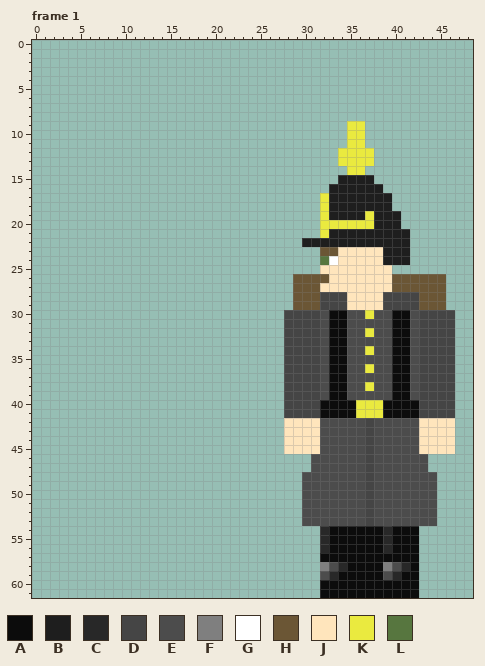
Pixel-art file: Assets/Images/NewUnits/Germany/LandWehr/WinterDress/UnitSpriteWest.aseprite. Above is the file before it was changed.
70x62 pixels, 7 frames. Colours within 5 levels of each other are drawn and written as one. Shown: frame 1: x 0..48, y 0..61. The commit also changed other frames, which this record leaves out.
Visible layers, top first: "Head", "Arms", "Torso", "Legs", "Knapsack".
Palette (. is transparent): A #0c0c0c  B #1e1e1e  C #282828  D #454545  E #4c4c4c  F #7f7f7f  G #ffffff  H #6b5635  J #ffe5bc  K #eaea3f  L #57763f
Pixels before, frame 1 (only the part around the change), first column x 22:
 0 ...........................
 1 ...........................
 2 ...........................
 3 ...........................
 4 ...........................
 5 ...........................
 6 ...........................
 7 ...........................
 8 ...........................
 9 .............KK............
10 .............KK............
11 .............KK............
12 ............KKKK...........
13 ............KKKK...........
14 .............KK............
15 ............BBBB...........
16 ...........BBBBBB..........
17 ..........KBBBBBBB.........
18 ..........KBBBBBBB.........
19 ..........KBBBBKBBB........
20 ..........KKKKKKBBB........
21 ..........KBBBBBBBBB.......
22 ........BBBBBBBBBBBB.......
23 ..........HHJJJJJBBB.......
24 ..........LGJJJJJBBB.......
25 ..........JJJJJJJJ.........
26 .......HHHHJJJJJJJHHHHHH...
27 .......HHHJJJJJJJJHHHHHH...
28 .......HHHDDDJJJJDDDDHHH...
29 .......HHHDDDJJJJDDDDHHH...
30 ......DDDDEAAEEKEEAAEDDDD..
31 ......DDDDEAAEEEEEAAEDDDD..
32 ......DDDDEAAEEKEEAAEDDDD..
33 ......DDDDEAAEEEEEAAEDDDD..
34 ......DDDDEAAEEKEEAAEDDDD..
35 ......DDDDEAAEEEEEAAEDDDD..
36 ......DDDDEAAEEKEEAAEDDDD..
37 ......DDDDEAAEEEEEAAEDDDD..
38 ......DDDDEAAEEKEEAAEDDDD..
39 ......DDDDEAAEEEEEAAEDDDD..
40 ......DDDDAAAAKKKAAAADDDD..
41 ......DDDDAAAAKKKAAAADDDD..
42 ......JJJJEEEEEDEEEEEJJJJ..
43 ......JJJJEEEEEDEEEEEJJJJ..
44 ......JJJJEEEEEDEEEEEJJJJ..
45 ......JJJJEEEEEDEEEEEJJJJ..
46 .........EEEEEEDEEEEEE.....
47 .........EEEEEEDEEEEEE.....
48 ........EEEEEEEDEEEEEEE....
And afterwards:
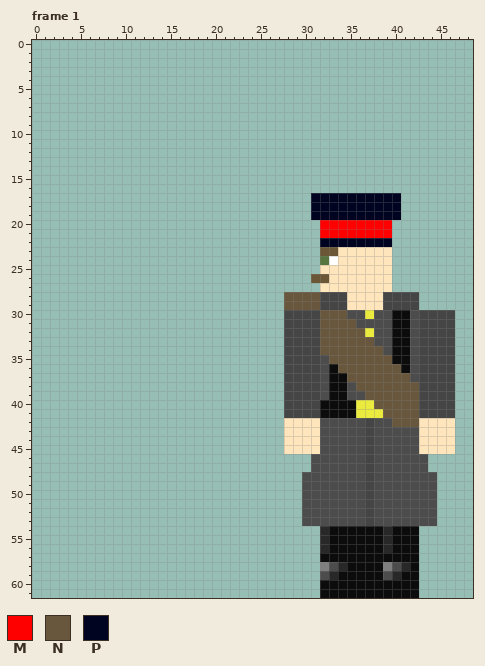
Colours new in this view: M #ff0000  N #68573c  P #000421
Changes in this commit:
layer "BedRoll" added
layer "Knapsack" removed
Frame 1:
y 9..11: x 35..36 KK -> ..
y 12..13: x 34..37 KKKK -> ....
y 14: x 35..36 KK -> ..
y 15: x 34..37 BBBB -> ....
y 16: x 33..38 BBBBBB -> ......
y 17..18: x 31..40 .KBBBBBBB. -> PPPPPPPPPP
y 19: x 31..40 .KBBBBKBBB -> PPPPPPPPPP
y 20: x 32..40 KKKKKKBBB -> MMMMMMMM.
y 21: x 32..41 KBBBBBBBBB -> MMMMMMMM..
y 22: x 30..41 BBBBBBBBBBBB -> ..PPPPPPPP..
y 23..24: x 39..41 BBB -> J..
y 26: x 29..30 HH -> ..; x 40..45 HHHHHH -> ......
y 27: x 29..31 HHH -> ...; x 40..45 HHHHHH -> ......
y 28..29: x 28..31 .HHH -> NNNN; x 43..45 HHH -> ...
y 30: x 32..34 EAA -> NNN
y 31: x 32..35 EAAE -> NNNN
y 32: x 32..36 EAAEE -> NNNNN
y 33: x 32..37 EAAEEE -> NNNNNN
y 34: x 32..38 EAAEEKE -> NNNNNNN
y 35: x 33..39 AAEEEEE -> NNNNNNN
y 36: x 34..40 AEEKEEA -> NNNNNNN
y 37: x 35..41 EEEEEAA -> NNNNNNN
y 38: x 36..42 EKEEAAE -> NNNNNNN
y 39: x 37..42 EEEAAE -> NNNNNN
y 40: x 38..42 KAAAA -> NNNNN
y 41: x 39..42 AAAA -> NNNN
y 42: x 40..42 EEE -> NNN
Where, in picture pixels (left, top, right, bottom), the same in both pictures:
changed: (284, 121, 446, 427)
